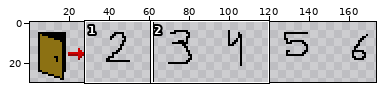
Two states of a sprite sheet, Resources/buildingmenu.png. The first picture is a wide view before the edit; the outline marks the close-up.
Close-up. Before the edit:
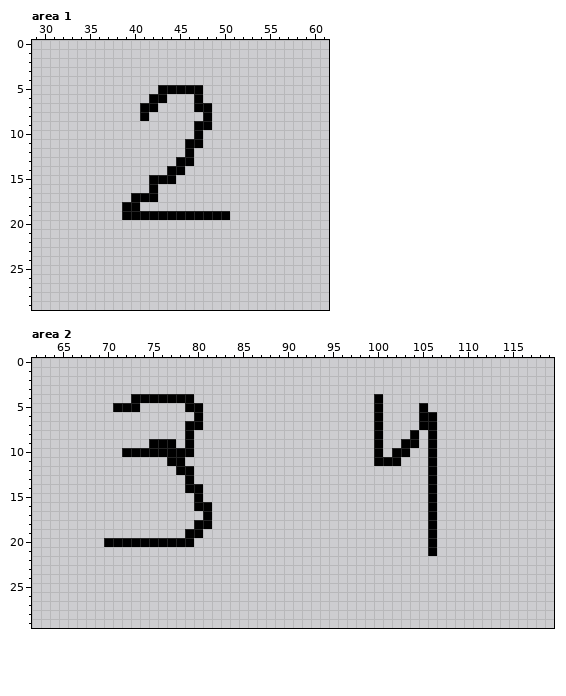
The file is 180x30 pixels. Shown: area 1: x 29..61, y 0..29; area 2: x 62..119, y 0..29. The wide view leaves out empty margins.
Once edited:
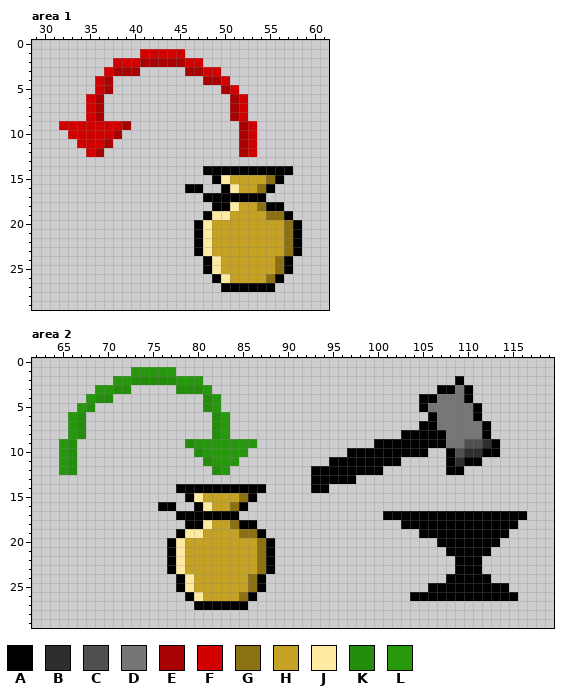
Palette (. is transparent): A #000000  B #2f2e2e  C #504e4e  D #767676  E #a90202  F #d20101  G #8c7113  H #c6a224  J #ffeaa1  K #248d0c  L #27980d
From the commit log: Building Menu images
Changes in this commit:
Changed rows in their new state; - is an unchanged pixel.
Area 1:
first column x 32:
 1 ---------FFFFF-------------
 2 ------FFFEEEEEFF-----------
 3 -----FEEE-----EEFF---------
 4 ----FE----------EEF--------
 5 ----FE-----.....--EF-------
 6 ---FE-----..---.---EF------
 7 ---FE----..----..--EF------
 8 ---FE----.------.--EF------
 9 FFFFFFFE-------..---EF-----
10 -FFFFFE--------.----EF-----
11 --FFFE--------..----EF-----
12 ---FE---------.-----EF-----
13 -------------..------------
14 ------------..--AAAAAAAAAA-
15 ----------...----AJHHHHGA--
16 ----------.---AA--AJHHGA---
17 --------...-----AAAAAAA----
18 -------..--------AAJHHGAA--
19 -------.........-JJHHHHGGA-
20 ---------------AJHHHHHHHHGA
21 ---------------AJHHHHHHHHGA
22 ---------------AJHHHHHHHHGA
23 ---------------AJHHHHHHHHGA
24 ----------------AJHHHHHHGA-
25 ----------------AJHHHHHHGA-
26 -----------------AJHHHHGA--
27 ------------------AAAAAA---
Area 2:
first column x 65:
 1 --------LLLLL---------------------------------------
 2 ------LLKKKKKLLL----------------------------A-------
 3 ----LLKK-----KKKL-------------------------AADA------
 4 ---LKK--.......-KL-----------------.----AADDDA------
 5 --LK--...-----..KL-----------------.-----DDDDDA-----
 6 -LK------------.-KL----------------.----.-DDDDA-----
 7 -LK-----------..-KL----------------.------DDDDDA----
 8 -LK-----------.--KL----------------.--A-A-ADDDDA----
 9 LK--------...-KLLLLLLL--------------AA--A-ADDCCBA---
10 LK-----........KLLLLL-----------AAA-A--AA.-ACBBAA---
11 LK----------..--KLLL----------AAAAA------.-ABAA-----
12 LK-----------..--KL---------AAAAAAAA-----.-AA-------
13 --------------.-------------AAAAA--------.----------
14 -------------A--AAAAAAA-----AA-----------.----------
15 --------------AJHHHHGA-------------------.----------
16 -----------AA---JHHGA--------------------.----------
17 -------------AAA-AAA----------------AAAAA-AAAAAAAAAA
18 --------------A-JHHGAA----------------AAA-AAAAAAAAA-
19 -------------AJJHHHHGGA-----------------A-AAAAAAAA--
20 -----.......-JHHHHHHHHGA-----------------.AAAAAAA---
21 ------------AJHHHHHHHHGA-----------------.-AAAAA----
22 ------------AJHHHHHHHHGA--------------------AAA-----
23 ------------AJHHHHHHHHGA--------------------AAA-----
24 -------------AJHHHHHHGA--------------------AAAAA----
25 -------------AJHHHHHHGA------------------AAAAAAAAA--
26 --------------AJHHHHGA-----------------AAAAAAAAAAAA-
27 ---------------AAAAAA-------------------------------
Boxes around the changes in both close-ups, in picture pixels (x1, y1, x2, y2):
changed: (59, 49, 302, 292)
changed: (59, 367, 275, 610)
changed: (311, 376, 527, 601)
